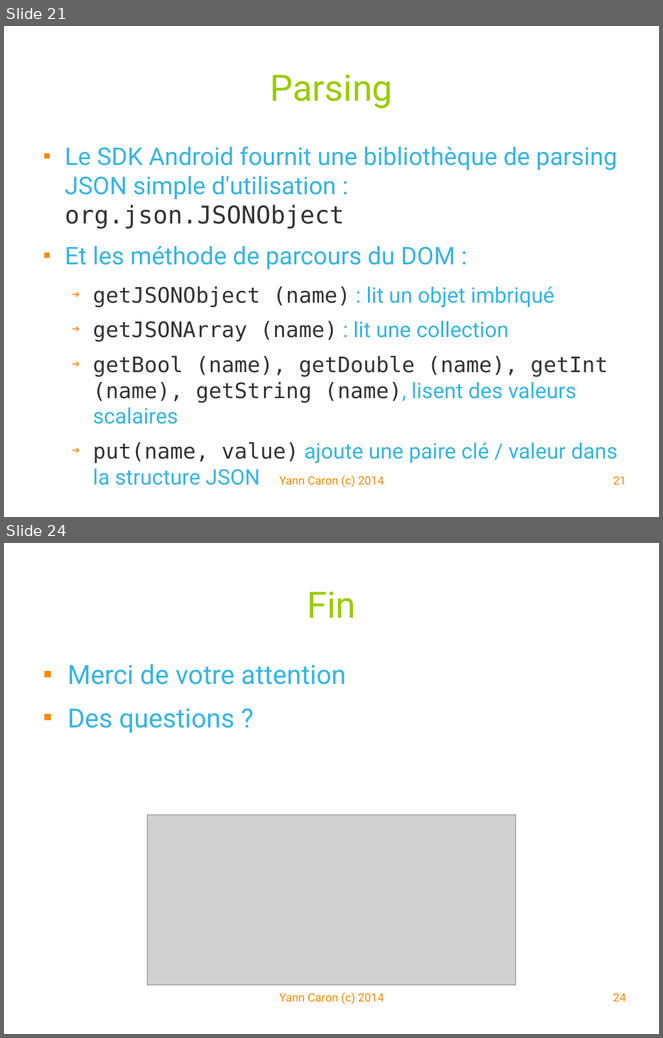
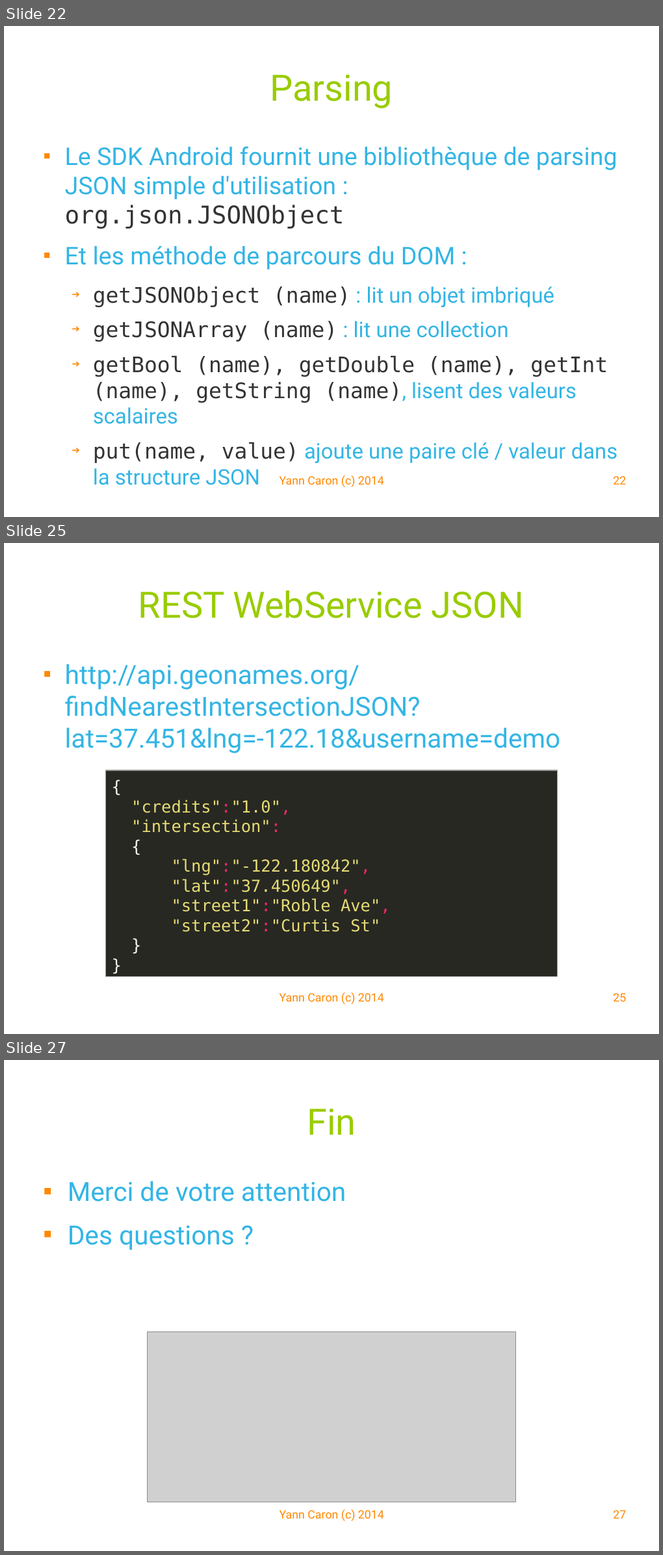
Before and after one commit to YannCaron/Android-ENSG, a slide deck: 09 - WebServices.odp. Shown one above the other, each under a label of ours: slides 21 and 24 before the commit, slides 22, 25 and 27 after it; the slides between them are not shown. The pictures are 663x1038 and 663x1555 pixels, drawn with LibreOffice and Linux fonts; fonts in the diff are those of the drawing; grey boxes stand for pictures; background and template pictures are left out. Boxes give left, top, right and bottom in pixels: in the first picture for what was removed or moved away, otherwise in the second. Text is boxed around its words. In the diff, an @@ line names an element or a change of style, - is before the commit and + after.

```diff
--- a/09 - WebServices.odp
+++ b/09 - WebServices.odp
@@ slide 25 added at (x1=4, y1=543, x2=659, y2=1034), background #FFFFFF @@
@@ title added at (x1=139, y1=590, x2=524, y2=618), 44 pt, text #99CC00 @@
+REST WebService JSON
@@ text added at (x1=65, y1=664, x2=561, y2=754), 32 pt, text #33B5E5 @@
+■ http://api.geonames.org/findNearestIntersectionJSON?lat=37.451&lng=-122.18&username=demo
@@ rectangle added at (x1=105, y1=771, x2=558, y2=977), fill #272822, outline #999999 0.99 pt, 20 pt, text #E6DB74 @@
+{
+"credits":"1.0",
+"intersection":
+{
+"lng":"-122.180842",
+"lat":"37.450649",
+"street1":"Roble Ave",
+"street2":"Curtis St"
+}
+}
@@ text added at (x1=280, y1=993, x2=384, y2=1005), 14 pt, text #FF8800 @@
+Yann Caron (c) 2014
@@ page number added at (x1=613, y1=993, x2=626, y2=1002), 14 pt, text #FF8800 @@
+25
@@ what was slide 21 is now slide 22 @@
@@ page number at (x1=613, y1=476, x2=626, y2=485): text changed @@
-21
+22
@@ what was slide 24 is now slide 27 @@
@@ page number at (x1=613, y1=1510, x2=626, y2=1519): text changed @@
-24
+27
```
Also in this commit, not shown: 3 slides changed, 3 other slides added, 1 slide removed, 1 other file.
